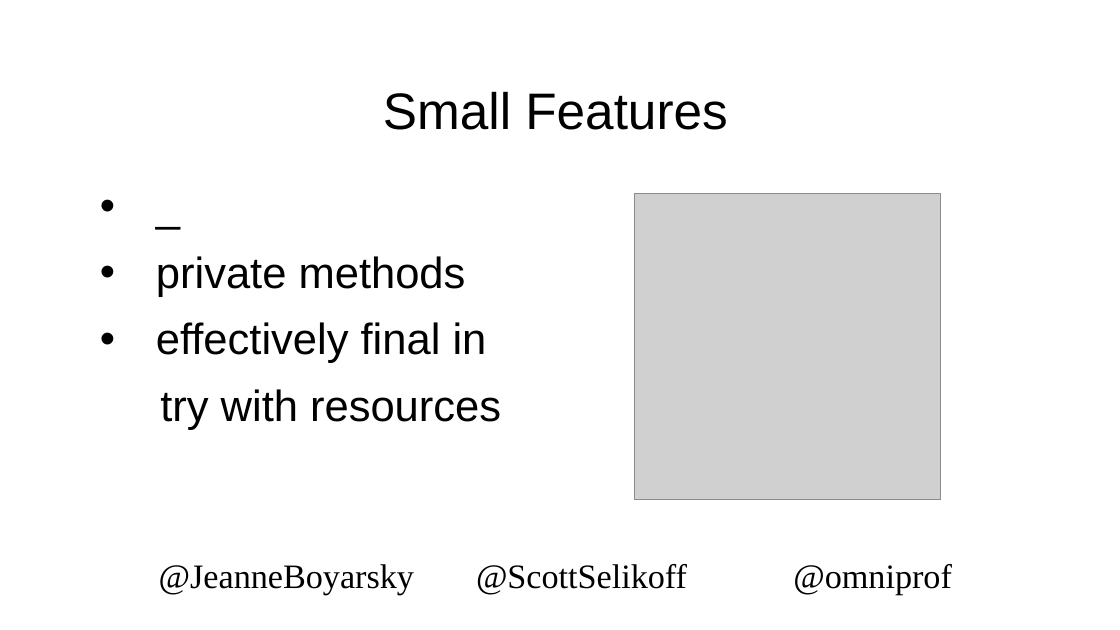
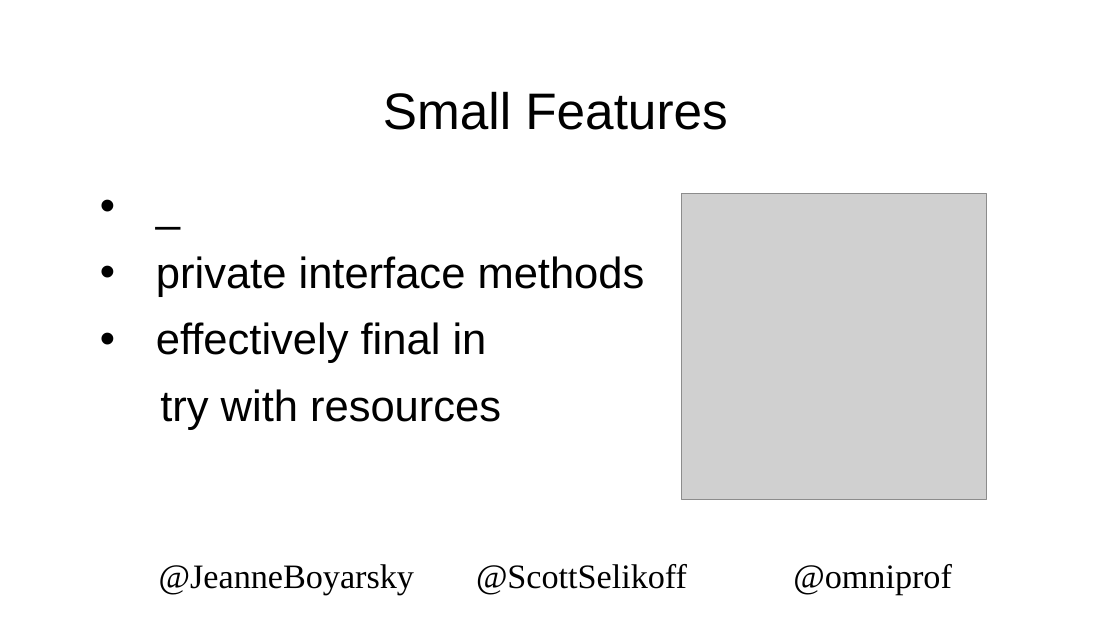
Before and after one commit to boyarsky/2019-oraclecodeone-cert-hol, a slide deck: slide 26 of 2019-OracleCodeOne-HOL.pptx. Drawn at 1120x630 pixels with LibreOffice and Linux fonts; fonts in the diff are those of the drawing; grey boxes stand for pictures; background and template pictures are left out. Boxes give left, top, right and bottom in pixels: in the first picture for what was removed or moved away, otherwise in the second. Text is boxed around its words. In the diff, an @@ line names an element or a change of style, - is before the commit and + after.

```diff
--- a/2019-OracleCodeOne-HOL.pptx
+++ b/2019-OracleCodeOne-HOL.pptx
@@ picture: place and size @@
-picture at (635,194,941,500)
+picture at (681,194,987,500)
@@ text at (156,256,645,297): text changed @@
-• private methods
+• private interface methods
```
Also in this commit, not shown: 10 other slides changed.
